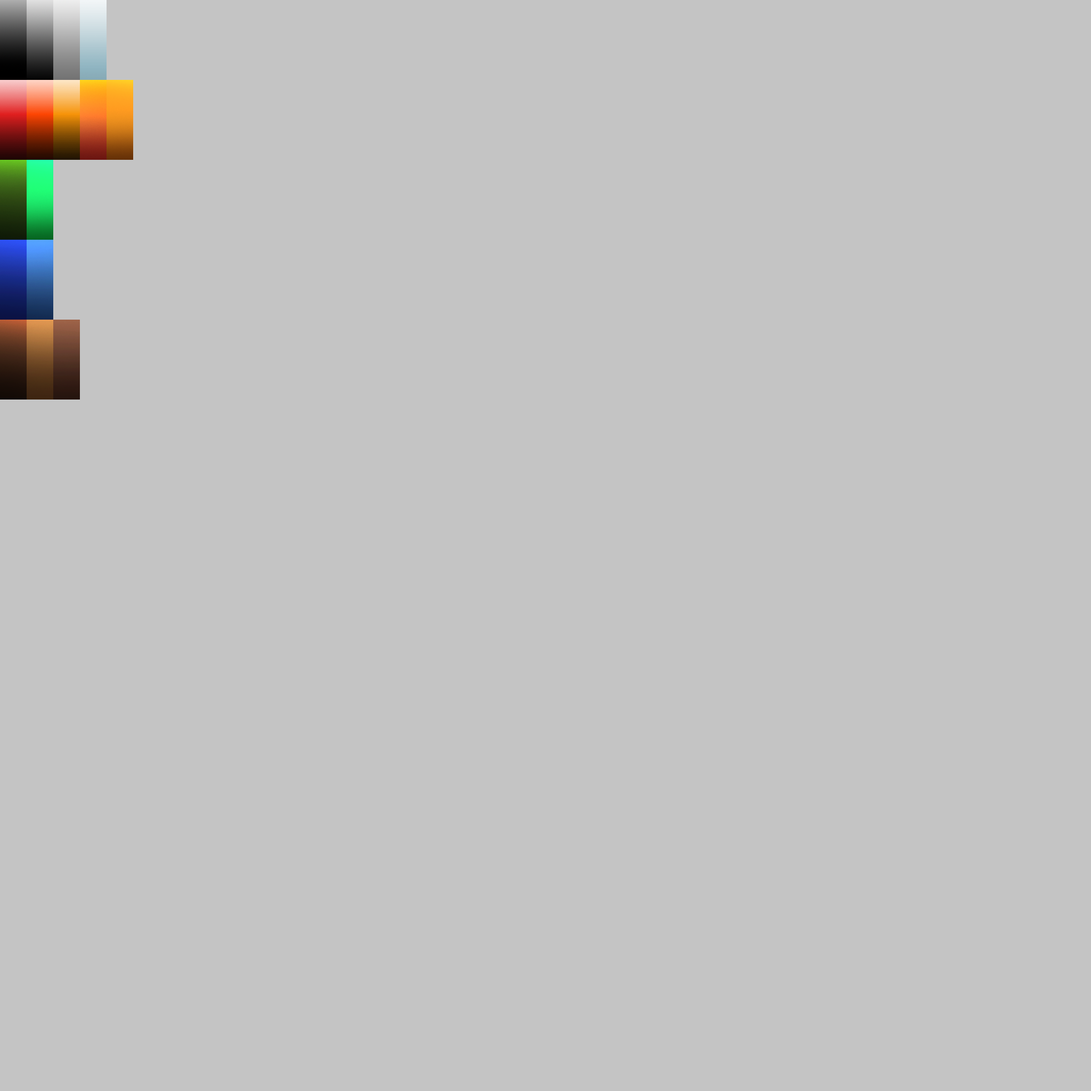
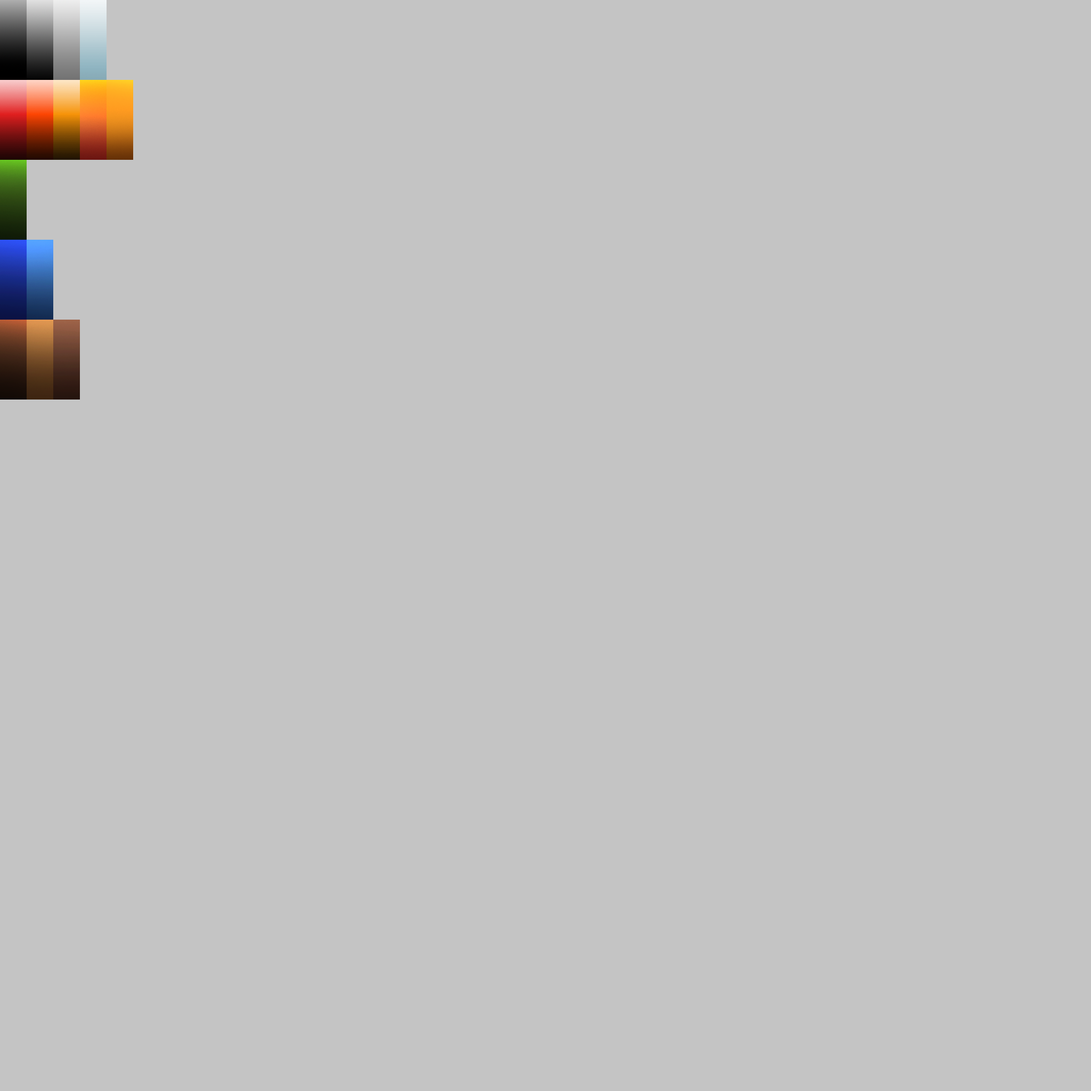
Revision of a layered w=1091, h=1091 image; what changed, layer by layer:
removed layer "Layer 1 copy 14" over [26, 159, 54, 240]
